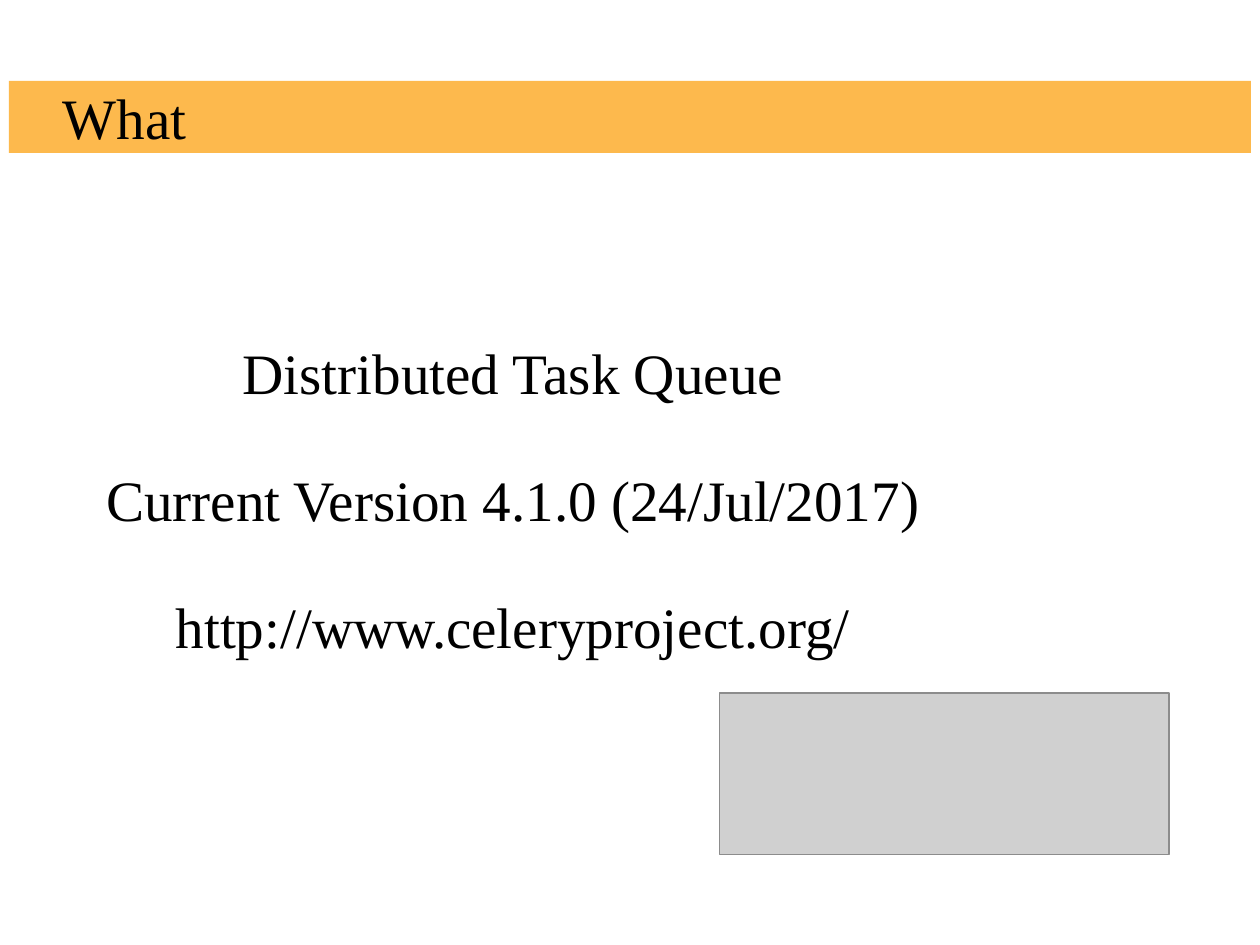
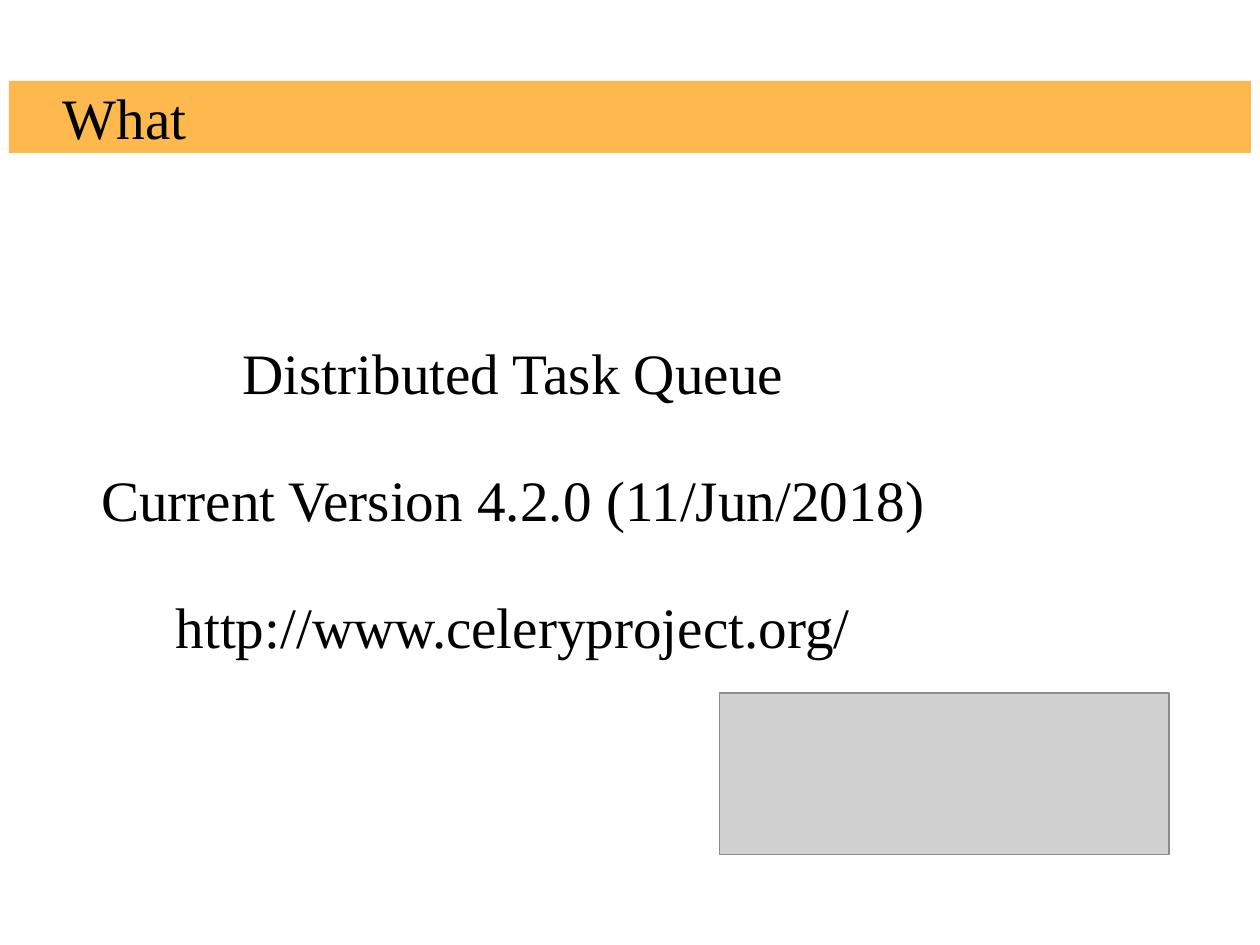
Before and after one commit to russoz/celery-presentation, a slide deck: slide 3 of celery.odp. Drawn at 1260x945 pixels with LibreOffice and Linux fonts; fonts in the diff are those of the drawing; grey boxes stand for pictures; background and template pictures are left out. Boxes give left, top, right and bottom in pixels: in the first picture for what was removed or moved away, otherwise in the second. Text is boxed around its words. In the diff, an @@ line names an element or a change of style, - is before the commit and + after.

```diff
--- a/celery.odp
+++ b/celery.odp
@@ text at box(101, 481, 924, 531): text changed @@
-Current Version 4.1.0 (24/Jul/2017)
+Current Version 4.2.0 (11/Jun/2018)
```
Also in this commit, not shown: 3 other slides changed, 1 other file.
